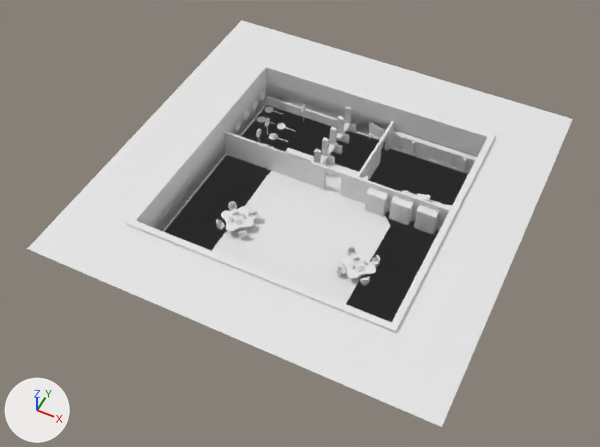
One commit to the FBX model Assets/Resources/MapSystem/Models/Rooms/Armory/Armory_Room.fbx: the scene before it, then after it.
The view is the same before and after, from a camera (50 mm lens) standing at (37.4, -281.6, 97.7) and looking at (-1.2, -204.3, 1.1). Lighting does not change. The marker at lower left points along +X, +Y and +Z. The older version comes first. Materials are left out; every surface is plain grey. Where no turn or scale is listed for an object, it has been applied to the vertices. Vertices at exactly the same position are counted once.

The scene before the commit, as lines of its bpy script (objects in view):
```python
me_плоскость_007 = bpy.data.meshes.new('Плоскость.007')
me_плоскость_007.from_pydata(...)  # 5758 vertices, 5180 faces; spans x -31.0..31.0, y -31.0..31.0, z 0.0..8.0
me_плоскость_007.materials.append(mat_col__plating)
me_плоскость_007.materials.append(mat_dark)
me_плоскость_007.materials.append(mat_tex__wall)
me_плоскость_007.materials.append(mat_tex__floor)
me_плоскость_007.materials.append(mat_a_plug)
me_плоскость_007.materials.append(mat_col__armory)
me_плоскость_007.materials.append(mat_light_r)
me_плоскость_007.materials.append(mat_tex__target)
me_плоскость_007.materials.append(mat_glass)
me_плоскость_007.materials.append(mat_tex__control_panel)
me_плоскость_007.materials.append(mat_metal)
me_плоскость_007.materials.append(mat_gold)
me_плоскость_007.materials.append(mat_tex__weapon_shelf)
me_плоскость_007.materials.append(mat_col__bathroom)
me_плоскость_007.materials.append(mat_light_b)
me_плоскость_007.materials.append(mat_tex__gratings)
me_плоскость_007.materials.append(mat_tex__black_keyboard)
me_плоскость_007.materials.append(mat_light_d)
me_плоскость_007.materials.append(mat_tex__cargo)
me_плоскость_007.materials.append(mat_col__hibernation)
me_плоскость_007.materials.append(mat_col__security)
me_плоскость_007.materials.append(mat_col__medical)
me_плоскость_007.materials.append(mat_col__recreaction)
ob_room_1x1x1_001 = bpy.data.objects.new('Room_1x1x1.001', me_плоскость_007)
ob_room_1x1x1_001.location = (0.0, -200.0, 0.0)
```
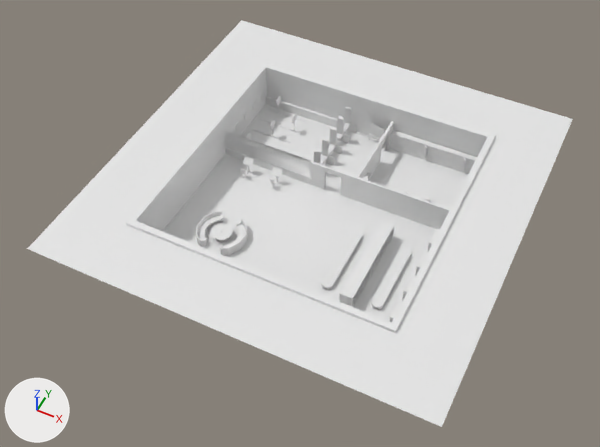
Changed parts and their boxes [x1, y1, x2, y2] in the pictures (600 x 447 px; the box of a moved part takes in the faces that stretch with it):
```json
{"part": 1, "of": "me_плоскость_007", "change": "moved or reshaped", "before": [265, 118, 270, 135], "after": [270, 120, 275, 133]}
{"part": 2, "of": "me_плоскость_007", "change": "deleted", "before": [216, 104, 439, 286]}
{"part": 3, "of": "me_плоскость_007", "change": "built on", "before": [163, 104, 430, 279], "after": [164, 96, 440, 322]}
```

The change, as JSON lines over the scene's bpy script:
```json
{"block": "me_плоскость_007", "where": "# used by ob_room_1x1x1_001; location = (0.0, -200.0, 0.0)"}
{"op": "remove", "block": "me_плоскость_007", "code": "me_плоскость_007.from_pydata(...)  # 5758 vertices, 5180 faces; spans x -31.0..31.0, y -31.0..31.0, z 0.0..8.0"}
{"op": "add", "block": "me_плоскость_007", "code": "me_плоскость_007.from_pydata(...)  # 5312 vertices, 4824 faces; spans x -31.0..31.0, y -31.0..31.0, z 0.0..8.0"}
{"block": "me_плоскость_007", "change": "me_плоскость_007 part 1: the loose piece of 32 vertices spanning x -16.0..-15.9, y 11.7..13.3, z 0.0..3.6 is moved by (1.1, 0.0, 0.0)"}
{"block": "me_плоскость_007", "change": "me_плоскость_007 part 2: 37 loose pieces with 1564 vertices, spanning x -19.6..17.9, y -10.5..19.3, z 0.0..4.0, are deleted"}
{"block": "me_плоскость_007", "change": "me_плоскость_007 part 3: 10 vertices moved from x -18.0..-16.0, y 6.3..6.7, z 0.0..0.1 to x -16.0..-15.9, y 6.3..6.7, z 0.0..2.1; 443 vertices removed from x -20.0..20.0, y -19.9..20.0, z 0.0..3.3; 1566 vertices added at x -19.8..20.0, y -19.8..19.8, z 0.0..4.0"}
{"block": "me_плоскость_007", "change": "other edits to the shape of me_плоскость_007 do not show in these pictures"}
```
